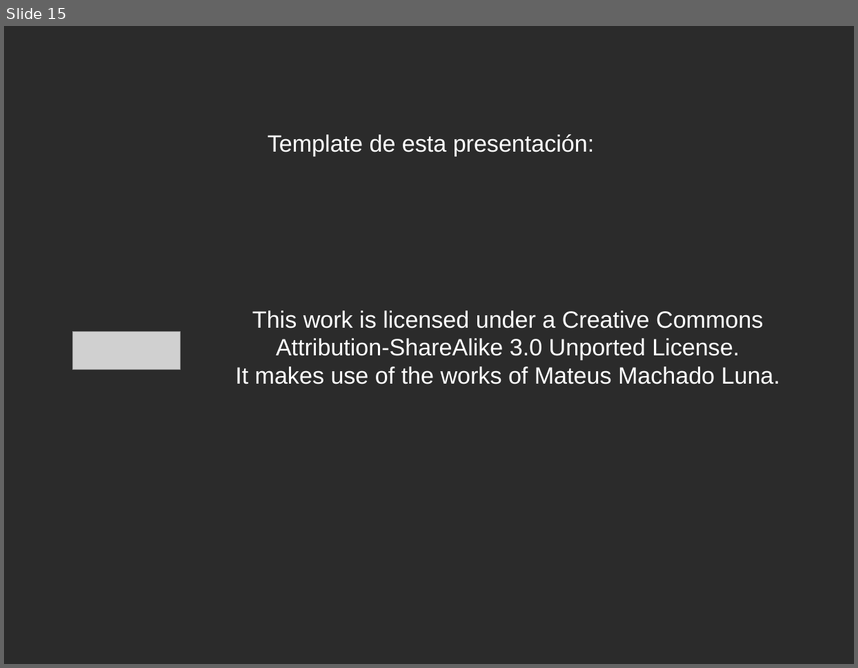
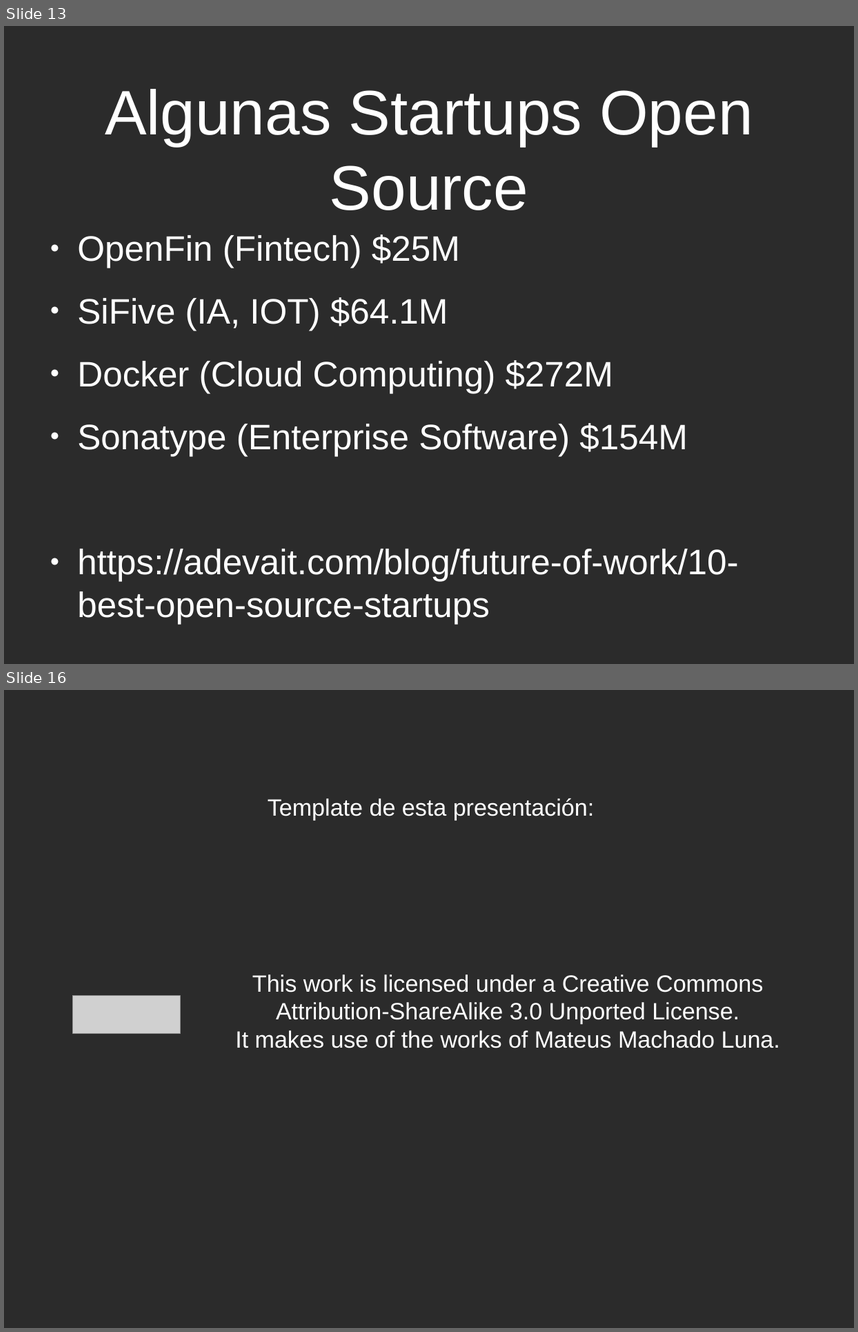
Before and after one commit to eamanu/Talks, a slide deck: 2019/JornadaEmpredendedorUNLAR/EmprendiendoConSoftwareLibre.odp. Shown one above the other, each under a label of ours: slide 15 before the commit, slides 13 and 16 after it; the slides between them are not shown. The pictures are 858x668 and 858x1332 pixels, drawn with LibreOffice and Linux fonts; fonts in the diff are those of the drawing; grey boxes stand for pictures; background and template pictures are left out; a plain dark background stands for a picture behind light text. Boxes give left, top, right and bottom in pixels: in the first picture for what was removed or moved away, otherwise in the second. Text is boxed around its words. In the diff, an @@ line names an element or a change of style, - is before the commit and + after.

```diff
--- a/2019/JornadaEmpredendedorUNLAR/EmprendiendoConSoftwareLibre.odp
+++ b/2019/JornadaEmpredendedorUNLAR/EmprendiendoConSoftwareLibre.odp
@@ slide 13 added at (4,26,854,664), background picture (left out) @@
@@ title added at (105,89,753,210), 58.6 pt, text #FFFFFF @@
+Algunas Startups Open Source
@@ text added at (77,234,738,624), 33 pt, text #FFFFFF @@
+● OpenFin (Fintech) $25M
+● SiFive (IA, IOT) $64.1M
+● Docker (Cloud Computing) $272M
+● Sonatype (Enterprise Software) $154M
+● https://adevait.com/blog/future-of-work/10-best-open-source-startups
@@ what was slide 15 is now slide 16 @@
```
Also in this commit, not shown: 3 other slides added, 3 slides removed.
